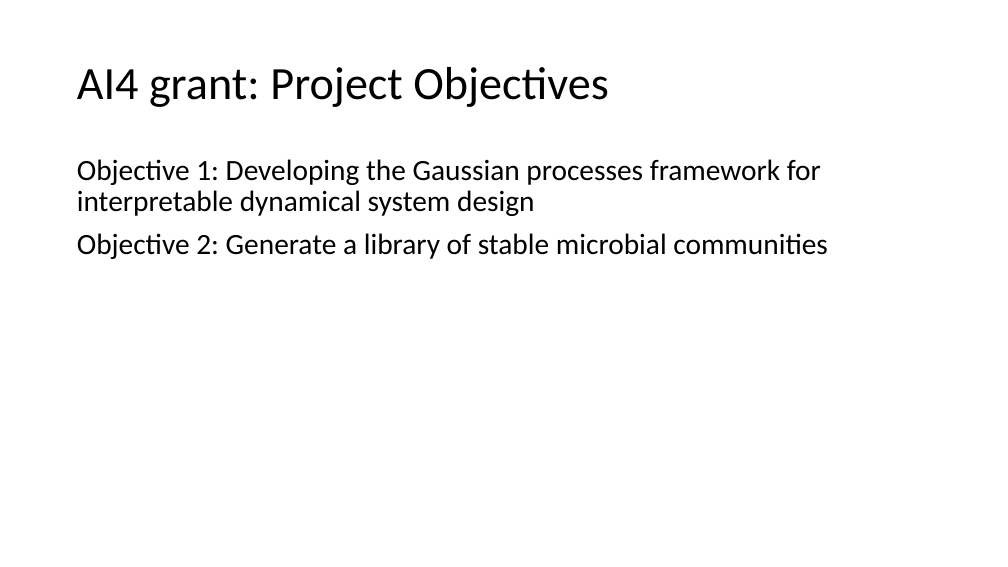
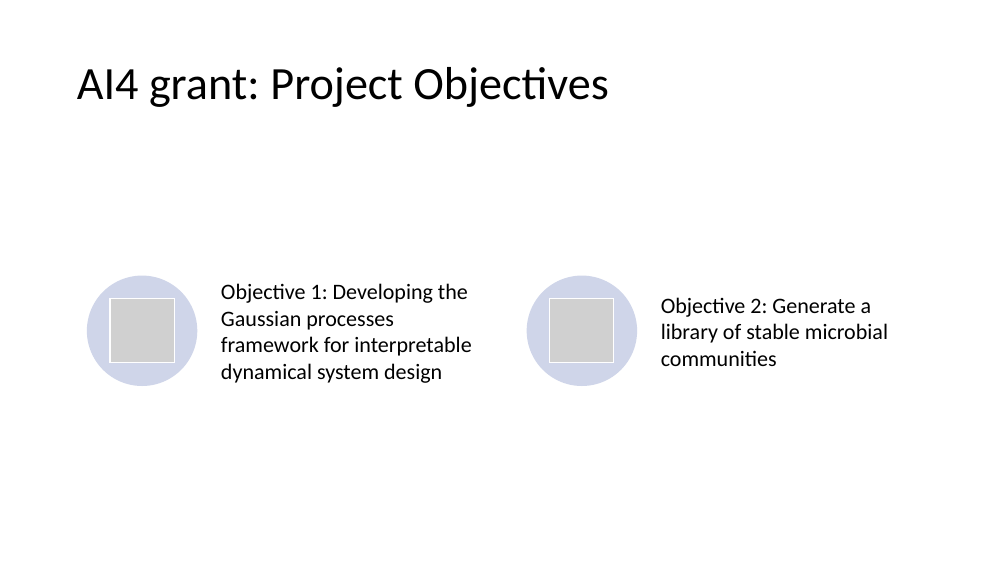
Before and after one commit to Fontanapink/GPs, a slide deck: slide 8 of GPRCommunities.pptx. Drawn at 1008x567 pixels with LibreOffice and Linux fonts; fonts in the diff are those of the drawing; grey boxes stand for pictures. Boxes give left, top, right and bottom in pixels: in the first picture for what was removed or moved away, otherwise in the second. Text is boxed around its words. In the diff, an @@ line names an element or a change of style, - is before the commit and + after.

```diff
--- a/GPRCommunities.pptx
+++ b/GPRCommunities.pptx
@@ text removed at [77,159,828,259] @@
-Objective 1: Developing the Gaussian processes framework for interpretable dynamical system design
-Objective 2: Generate a library of stable microbial communities
@@ group added at [87,276,888,386]: 2 ellipses, 2 pictures, 2 texts @@
+Objective 1: Developing the Gaussian processes framework for interpretable dynamical system design
+Objective 2: Generate a library of stable microbial communities
```
Also in this commit, not shown: 11 other slides changed, 4 slides added, 1 slide removed.
